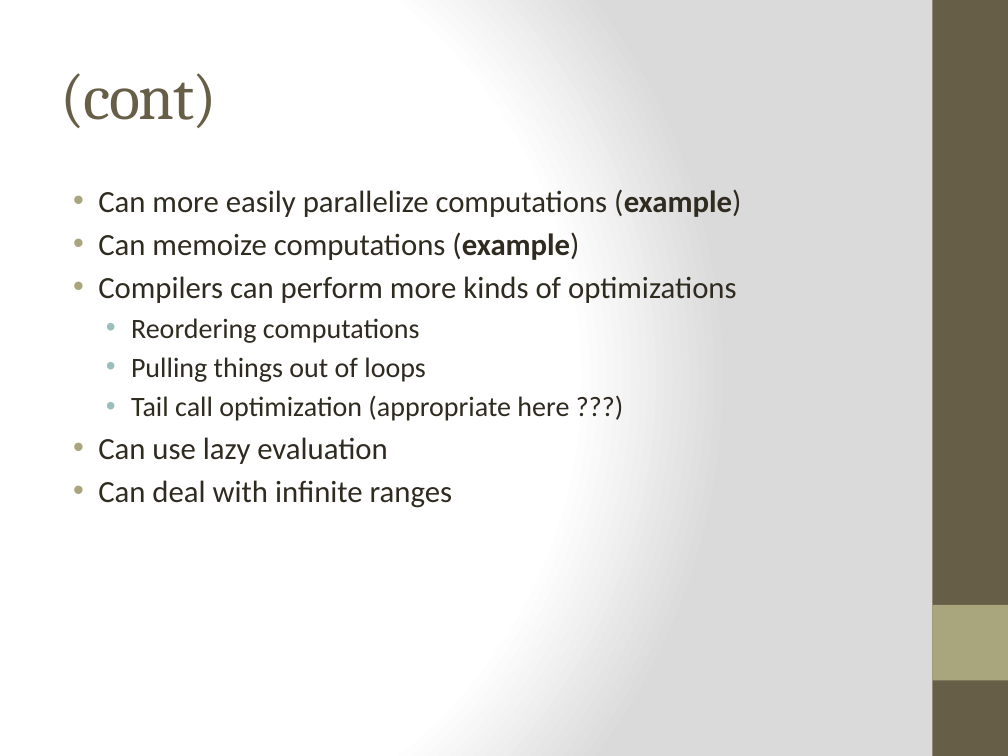
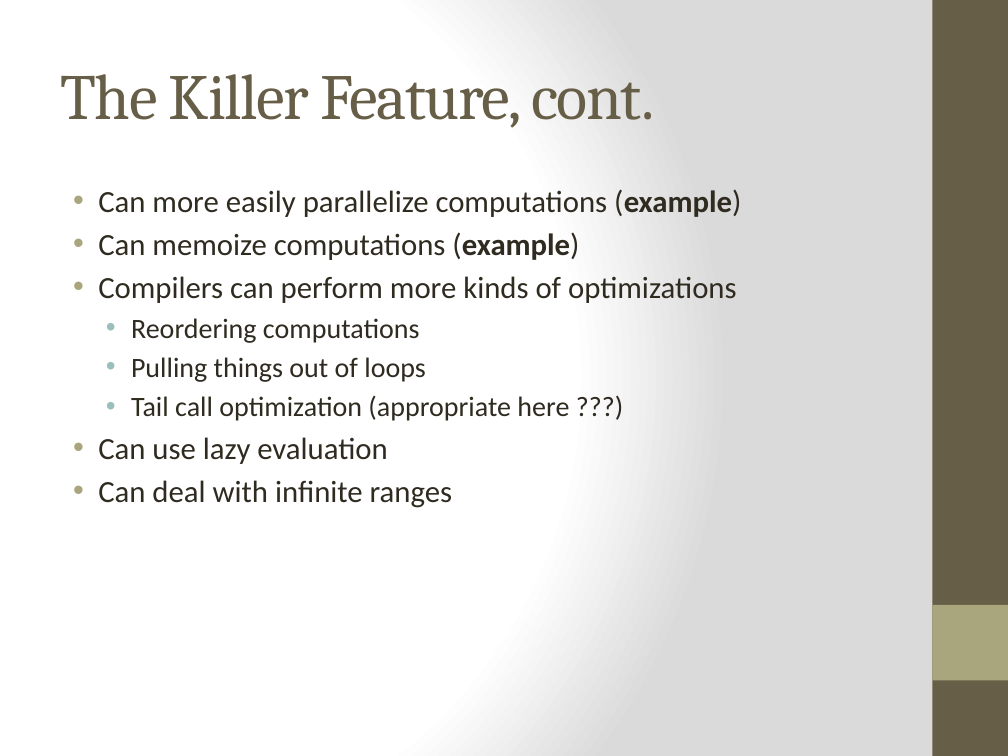
Before and after one commit to bjhartin/FoundationsOfFunctionalProgramming, a slide deck: slide 7 of FoundationsOfFunctionalProgramming.pptx (slide 6 before the commit). Drawn at 1008x756 pixels with LibreOffice and Linux fonts; fonts in the diff are those of the drawing. Boxes give left, top, right and bottom in pixels: in the first picture for what was removed or moved away, otherwise in the second. Text is boxed around its words. In the diff, an @@ line names an element or a change of style, - is before the commit and + after.

```diff
--- a/FoundationsOfFunctionalProgramming.pptx
+++ b/FoundationsOfFunctionalProgramming.pptx
@@ title at bbox=[60, 74, 654, 128]: text changed @@
-(cont)
+The Killer Feature, cont.
```
Also in this commit, not shown: 8 other slides changed, 8 slides added, 2 slides removed, 5 other files.
